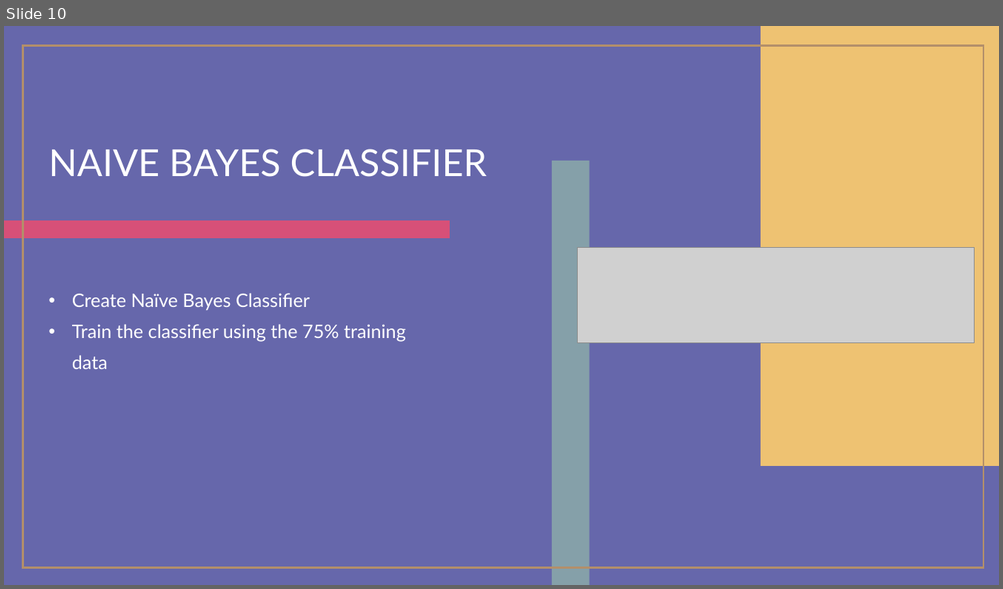
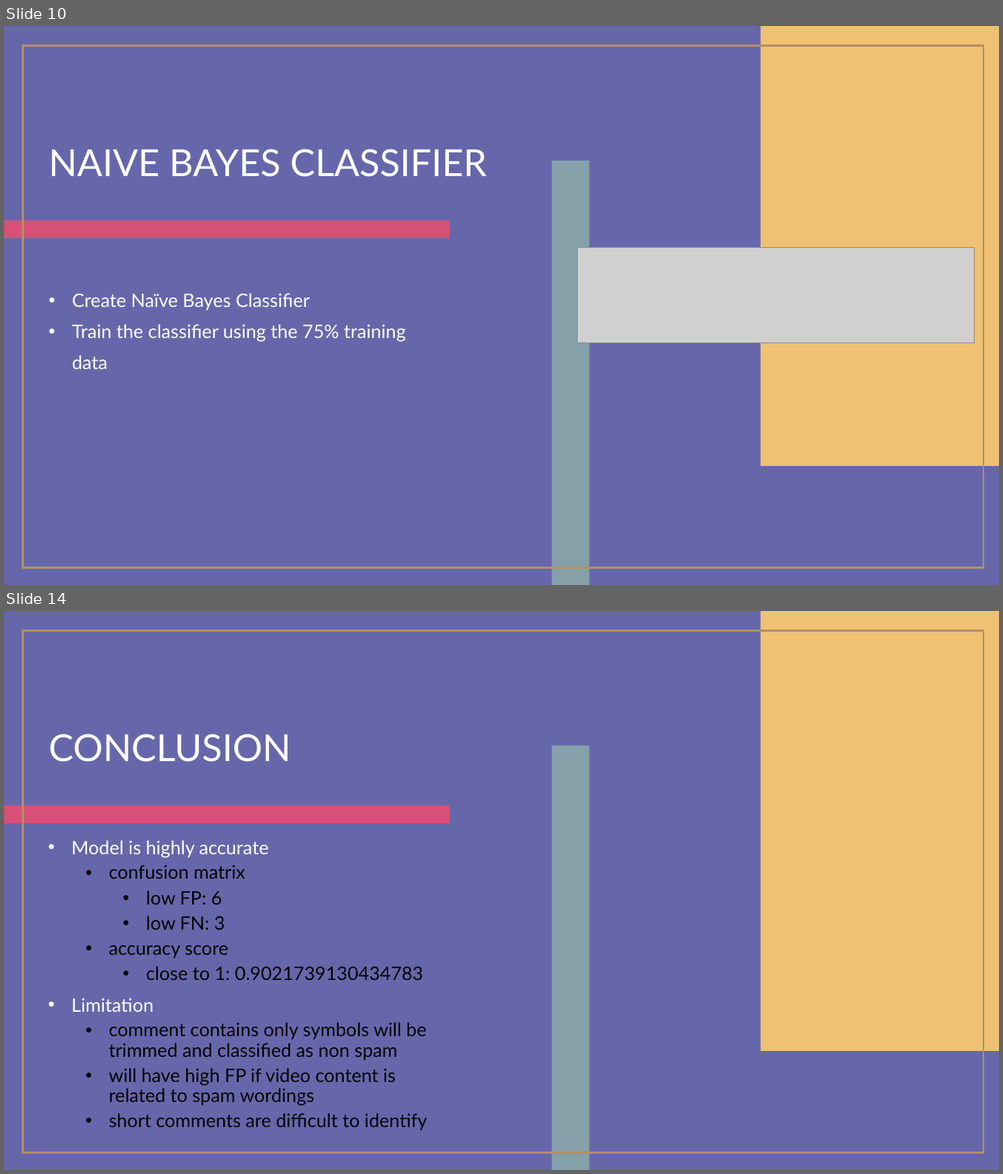
Before and after one commit to esokumamon/NLP, a slide deck: NLP.pptx. Shown one above the other, each under a label of ours: slide 10 before the commit, slides 10 and 14 after it; the slides between them are not shown. The pictures are 1003x589 and 1003x1174 pixels, drawn with LibreOffice and Linux fonts; fonts in the diff are those of the drawing; grey boxes stand for pictures. Boxes give left, top, right and bottom in pixels: in the first picture for what was removed or moved away, otherwise in the second. Text is boxed around its words. In the diff, an @@ line names an element or a change of style, - is before the commit and + after.

```diff
--- a/NLP.pptx
+++ b/NLP.pptx
@@ slide 14 added at box(4, 611, 999, 1170), background #6667AB; not listed: 4 template elements that a slide beside it also shows @@
@@ title added at box(48, 734, 290, 762), 36 pt, text #FFFFFF @@
+CONCLUSION
@@ text added at box(71, 840, 427, 1131), 18 pt, text #000000 @@
+• Model is highly accurate
+  • confusion matrix
+    • low FP: 6
+    • low FN: 3
+  • accuracy score
+    • close to 1: 0.9021739130434783
+• Limitation
+  • comment contains only symbols will be trimmed and classified as non spam
+  • will have high FP if video content is related to spam wordings
+  • short comments are difficult to identify
```
Also in this commit, not shown: 3 other slides added, 2 other files.
